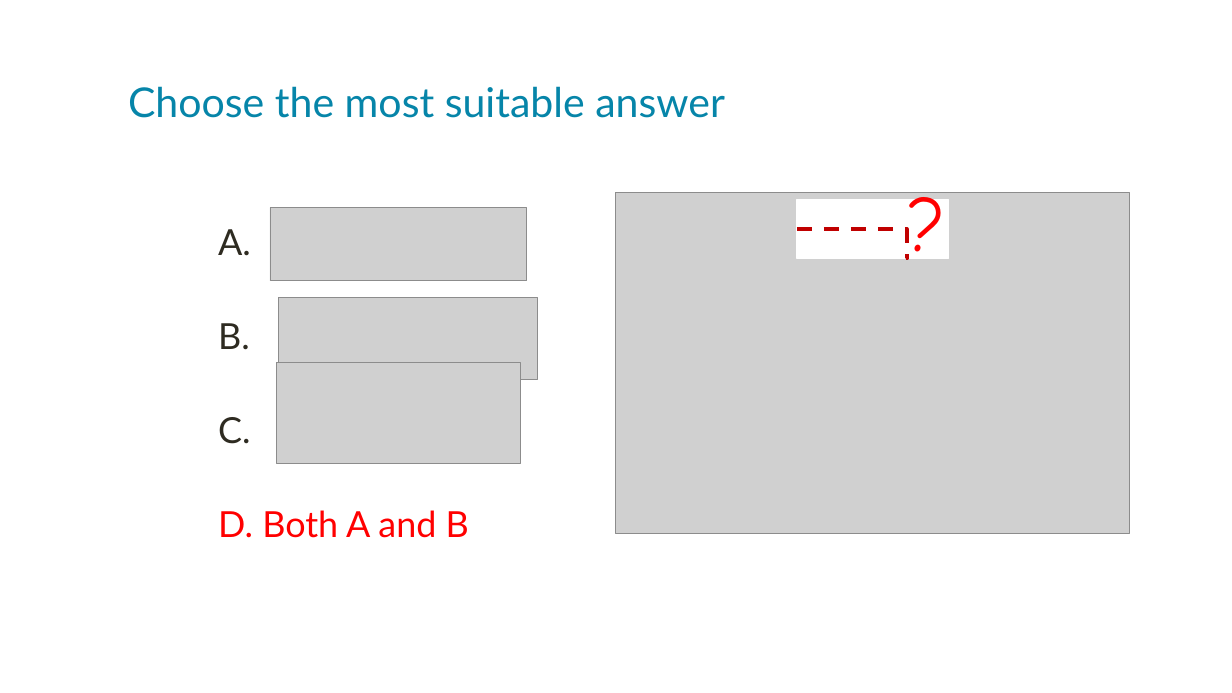
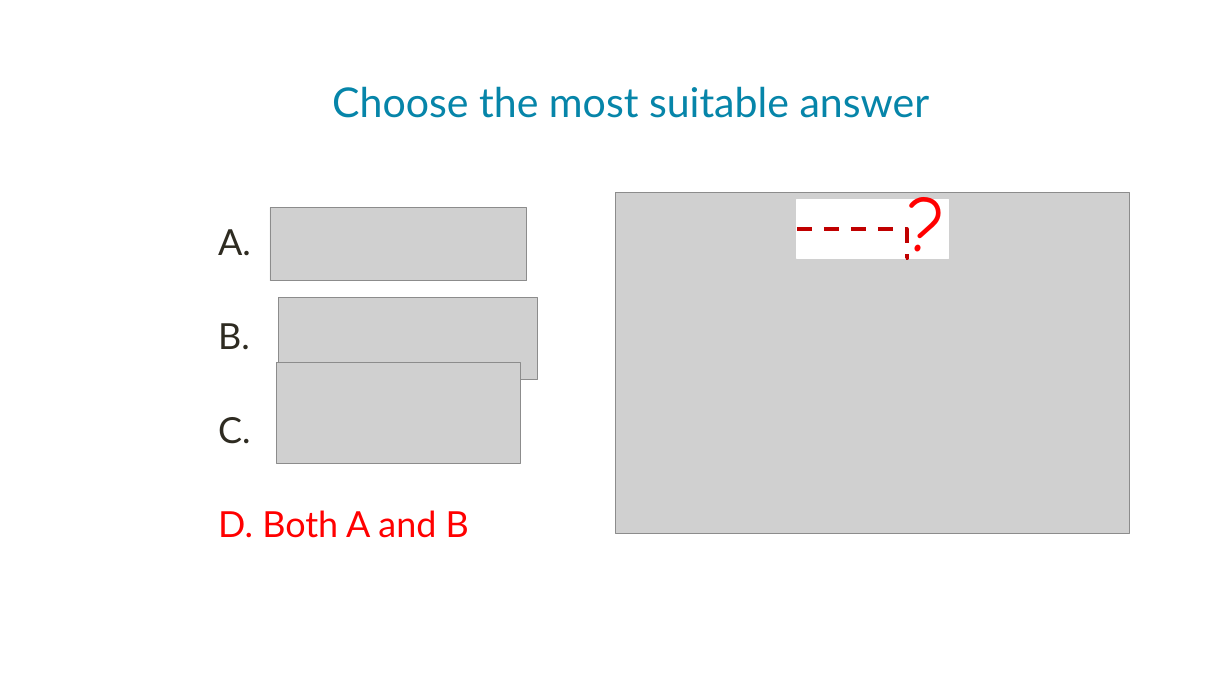
Before and after one commit to ntninh18/crossy-road, a slide deck: slide 23 of seminar/StrategyPattern.pptx (slide 22 before the commit). Drawn at 1232x693 pixels with LibreOffice and Linux fonts; fonts in the diff are those of the drawing; grey boxes stand for pictures. Boxes give left, top, right and bottom in pixels: in the first picture for what was removed or moved away, otherwise in the second. Text is boxed around its words. In the diff, an @@ line names an element or a change of style, - is before the commit and + after.

```diff
--- a/seminar/StrategyPattern.pptx
+++ b/seminar/StrategyPattern.pptx
@@ text "Choose the most suitable answer" at (332,86,930,118): alignment left to centre @@
```
Also in this commit, not shown: 3 other slides changed, 1 slide added, 1 other file.
